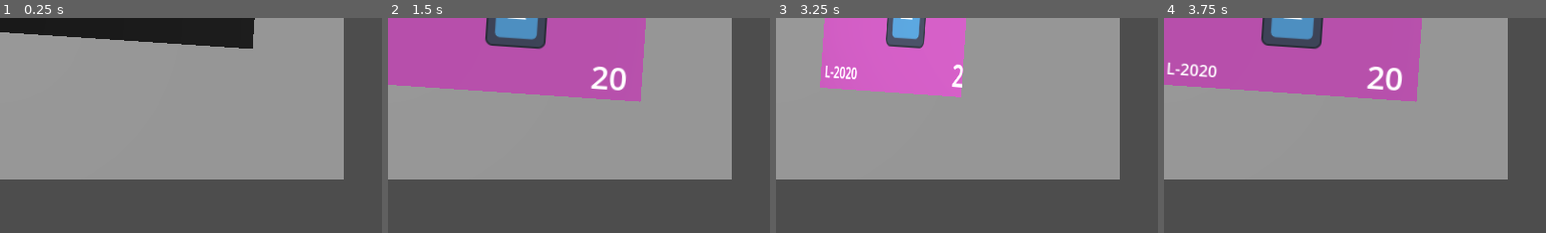
Above: before the commit, frames 1-4 (left to right).
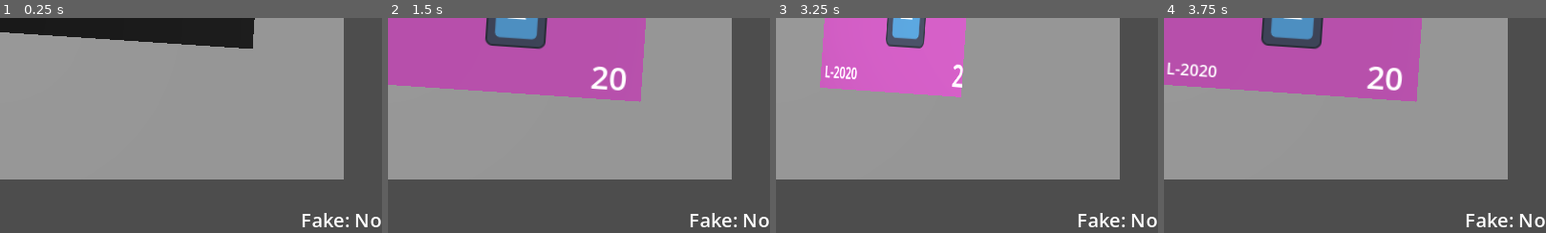
Above: after the commit, the same moments.

Repository: KaitoGameDev/brackeys-gj-2026-2
Game: Godot game, scene res://source/main.tscn
The game is run twice, just before and just after one commit, with the same random seed, the same clock (stepped at 60 frames per second) and the same inputs. The engine's default icon, where the game draws it, is replaced by a stand-in: a white triangle on a blue panel in a dark square.
Inputs (mouse positions are % of the whole screen's width and height, from its top left):
- Up to frame 1 (0.25 s): no input
- Up to frame 2 (1.5 s): move the mouse to (72, 45) at 0.52 s; click (72, 45) at 0.67 s; move the mouse to (30, 55) at 1.27 s; click (30, 55) at 1.42 s
- Up to frame 3 (3.25 s): move the mouse to (60, 28) at 2.02 s; click (60, 28) at 2.17 s; move the mouse to (45, 70) at 2.77 s; click (45, 70) at 2.92 s
- Up to frame 4 (3.75 s): move the mouse to (80, 65) at 3.52 s; click (80, 65) at 3.67 s
The pictures show only the part of the screen within x 50-100%, y 50-100%; the shares and areas given below are measured in that part.

The runs differ from the first frame. In frame 1, 0.5% of the frame differs, in the area x 79-100%, y 90-98%; in frame 2, 0.5%; in frame 3, 0.5%; in frame 4, 0.5%.

Commit message:
feat: refactor the wave configuration class + set up fake bill odds logic

Diff:
--- a/source/main.tscn
+++ b/source/main.tscn
@@ -8,6 +8,21 @@
 [ext_resource type="Resource" uid="uid://ymrln18bsxm4" path="res://resources/clients/ulises.tres" id="5_1elff"]
 [ext_resource type="Resource" uid="uid://n4vjcmdxhncl" path="res://resources/clients/chuck.tres" id="6_2uit2"]
 [ext_resource type="Texture2D" uid="uid://d2pvvijie7tql" path="res://assets/Bank.png" id="7_4naa1"]
+[ext_resource type="Script" uid="uid://c6wbvrir1wq2o" path="res://source/waves/wave_config.gd" id="8_wcfg"]
+
+[sub_resource type="Resource" id="WaveConfig_1"]
+script = ExtResource("8_wcfg")
+fake_chance = 0.2
+
+[sub_resource type="Resource" id="WaveConfig_2"]
+script = ExtResource("8_wcfg")
+money_count = 5
+fake_chance = 0.5
+
+[sub_resource type="Resource" id="WaveConfig_3"]
+script = ExtResource("8_wcfg")
+money_count = 7
+fake_chance = 0.7
 
 [sub_resource type="BoxMesh" id="BoxMesh_8heyh"]
 
@@ -30,10 +45,12 @@
 table_position = NodePath("../../MoneyContainer/TablePosition")
 player_position = NodePath("../../MoneyContainer/PlayerPosition")
 
-[node name="WaveController" type="Node" parent="Controllers" unique_id=615429479 node_paths=PackedStringArray("money_swipe_controller", "wave_label")]
+[node name="WaveController" type="Node" parent="Controllers" unique_id=615429479 node_paths=PackedStringArray("money_swipe_controller", "wave_label", "bill_auth_label")]
 script = ExtResource("2_1elff")
 money_swipe_controller = NodePath("../MoneySwipeController")
 wave_label = NodePath("../../CanvasLayer/WaveContainer/Label")
+bill_auth_label = NodePath("../../CanvasLayer/DebugContainer/BillAuth")
+waves = Array[ExtResource("8_wcfg")]([SubResource("WaveConfig_1"), SubResource("WaveConfig_2"), SubResource("WaveConfig_3")])
 
 [node name="CanvasLayer" type="CanvasLayer" parent="." unique_id=1115977841]
 
@@ -53,6 +70,27 @@
 grow_vertical = 2
 text = "Wave 1/99"
 horizontal_alignment = 2
+
+[node name="DebugContainer" type="Control" parent="CanvasLayer" unique_id=1973432247]
+layout_mode = 3
+anchors_preset = 15
+anchor_right = 1.0
+anchor_bottom = 1.0
+grow_horizontal = 2
+grow_vertical = 2
+
+[node name="BillAuth" type="Label" parent="CanvasLayer/DebugContainer" unique_id=1104409678]
+layout_mode = 1
+anchors_preset = 3
+anchor_left = 1.0
+anchor_top = 1.0
+anchor_right = 1.0
+anchor_bottom = 1.0
+offset_left = -68.0
+offset_top = -23.0
+grow_horizontal = 0
+grow_vertical = 0
+text = "Fake: No"
 
 [node name="Bg" type="ColorRect" parent="CanvasLayer" unique_id=534212323]
 visible = false
--- a/source/money_swipe/money_swipe_controller.gd
+++ b/source/money_swipe/money_swipe_controller.gd
@@ -90,7 +90,7 @@
 			_end_swipe(mouse.position, _POINTER_MOUSE)
 
 
-func spawn_money() -> void:
+func spawn_money(is_fake: bool = false) -> void:
 	if money_scene == null or money_container == null:
 		push_warning("MoneySwipeController: money_scene or money_container is not set.")
 		return
@@ -106,7 +106,8 @@
 		push_warning("MoneySwipeController: money_scene root must be a Node3D.")
 		return
 
-	var bill: MoneyResource = bill_pool.pick_random()
+	var bill: MoneyResource = bill_pool.pick_random().duplicate()
+	bill.fake = is_fake
 	money.setup(bill)
 
 	money_container.add_child(money)
--- /dev/null
+++ b/source/waves/wave_config.gd
@@ -0,0 +1,4 @@
+class_name WaveConfig extends Resource
+
+@export var money_count: int = 3
+@export_range(0.0, 1.0, 0.01) var fake_chance: float = 0.0
--- a/source/waves/wave_controller.gd
+++ b/source/waves/wave_controller.gd
@@ -2,7 +2,8 @@
 
 @export var money_swipe_controller: Node
 @export var wave_label: Label
-@export var money_per_wave: Array[int] = [3, 5, 7]
+@export var bill_auth_label: Label
+@export var waves: Array[WaveConfig] = []
 
 var _wave_index: int = 0
 var _spawned_in_wave: int = 0
@@ -16,8 +17,11 @@
 	if wave_label == null:
 		push_error("WaveController: assign wave_label in the inspector.")
 		return
-	if money_per_wave.is_empty():
-		push_error("WaveController: money_per_wave must contain at least one wave.")
+	if bill_auth_label == null:
+		push_error("WaveController: assign bill_auth_label in the inspector.")
+		return
+	if waves.is_empty():
+		push_error("WaveController: waves must contain at least one WaveConfig.")
 		return
 	if not money_swipe_controller.has_method("spawn_money"):
 		push_error("WaveController: money_swipe_controller must expose spawn_money().")
@@ -36,11 +40,12 @@
 func _on_money_destroyed() -> void:
 	_awaiting_destroy = false
 
-	if _spawned_in_wave < money_per_wave[_wave_index]:
+	var current_wave := waves[_wave_index]
+	if _spawned_in_wave < current_wave.money_count:
 		_try_spawn_next()
 		return
 
-	if _wave_index + 1 < money_per_wave.size():
+	if _wave_index + 1 < waves.size():
 		_wave_index += 1
 		_spawned_in_wave = 0
 		_update_wave_label()
@@ -50,15 +55,23 @@
 func _try_spawn_next() -> void:
 	if _awaiting_destroy:
 		return
-	if _wave_index >= money_per_wave.size():
-		return
-	if _spawned_in_wave >= money_per_wave[_wave_index]:
+	if _wave_index >= waves.size():
 		return
 
-	money_swipe_controller.spawn_money()
+	var current_wave := waves[_wave_index]
+	if _spawned_in_wave >= current_wave.money_count:
+		return
+
+	var is_fake := randf() < current_wave.fake_chance
+	_update_bill_auth_label(is_fake)
+	money_swipe_controller.spawn_money(is_fake)
 	_spawned_in_wave += 1
 	_awaiting_destroy = true
 
 
 func _update_wave_label() -> void:
-	wave_label.text = "Wave %d/%d" % [_wave_index + 1, money_per_wave.size()]
+	wave_label.text = "Wave %d/%d" % [_wave_index + 1, waves.size()]
+
+
+func _update_bill_auth_label(is_fake: bool) -> void:
+	bill_auth_label.text = "Fake: Yes" if is_fake else "Fake: No"
Not shown, added: source/waves/wave_config.gd.uid
